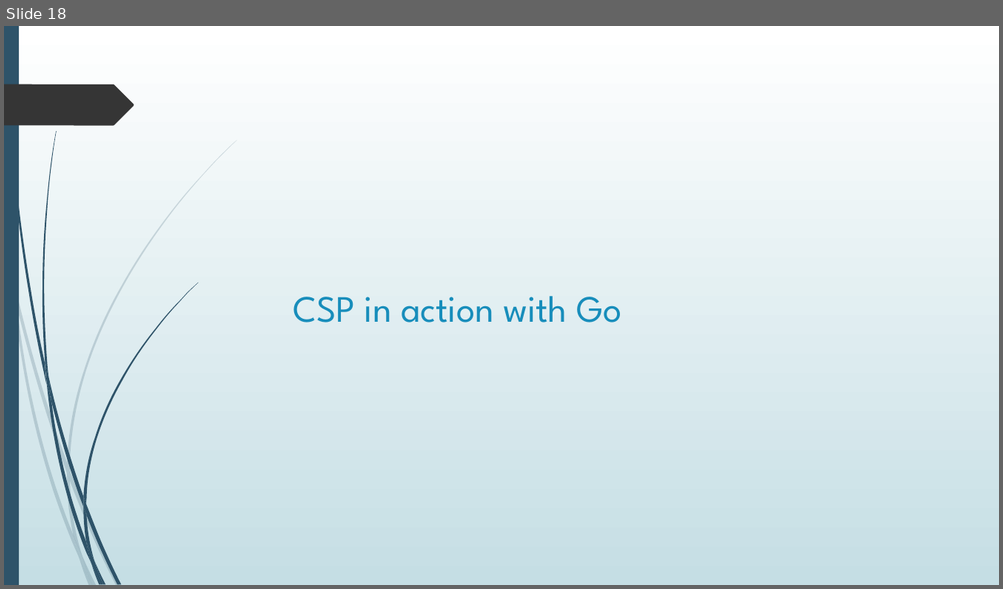
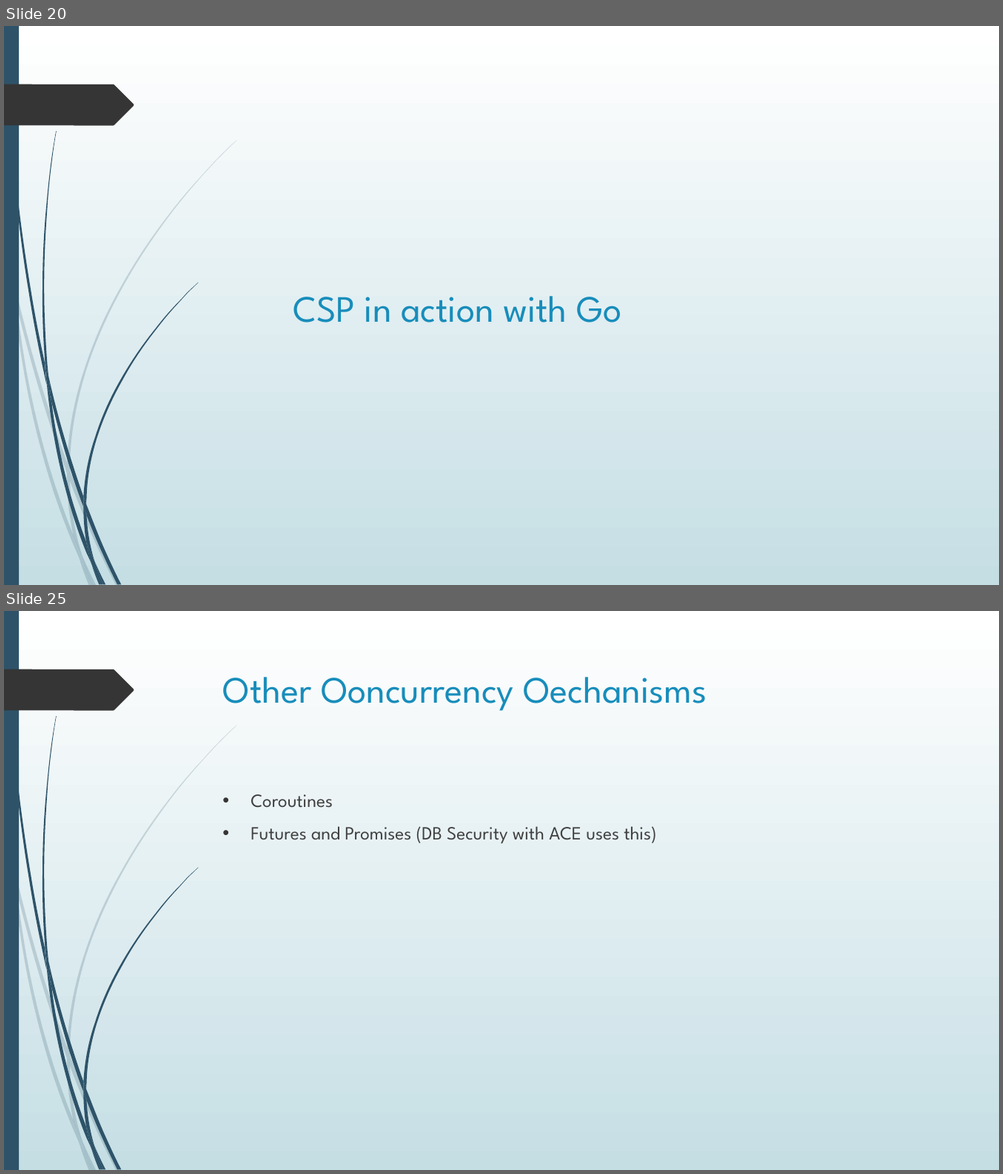
Before and after one commit to bhattacharjee/producer-consumer, a slide deck: Presentation1.pptx. Shown one above the other, each under a label of ours: slide 18 before the commit, slides 20 and 25 after it; the slides between them are not shown. The pictures are 1003x589 and 1003x1174 pixels, drawn with LibreOffice and Linux fonts; fonts in the diff are those of the drawing. Boxes give left, top, right and bottom in pixels: in the first picture for what was removed or moved away, otherwise in the second. Text is boxed around its words. In the diff, an @@ line names an element or a change of style, - is before the commit and + after.

```diff
--- a/Presentation1.pptx
+++ b/Presentation1.pptx
@@ slide 25 added at (x1=4, y1=611, x2=999, y2=1170), background gradient #FFFFFF to #C5DEE5; not listed: 24 template elements that a slide beside it also shows @@
@@ title added at (x1=223, y1=677, x2=706, y2=711), 36 pt, text #178DBB @@
+Other Ooncurrency Oechanisms
@@ text added at (x1=250, y1=795, x2=656, y2=844), 18 pt, text #404040 @@
+• Coroutines
+• Futures and Promises (DB Security with ACE uses this)
@@ what was slide 18 is now slide 20 @@
```
Also in this commit, not shown: 7 other slides added.
